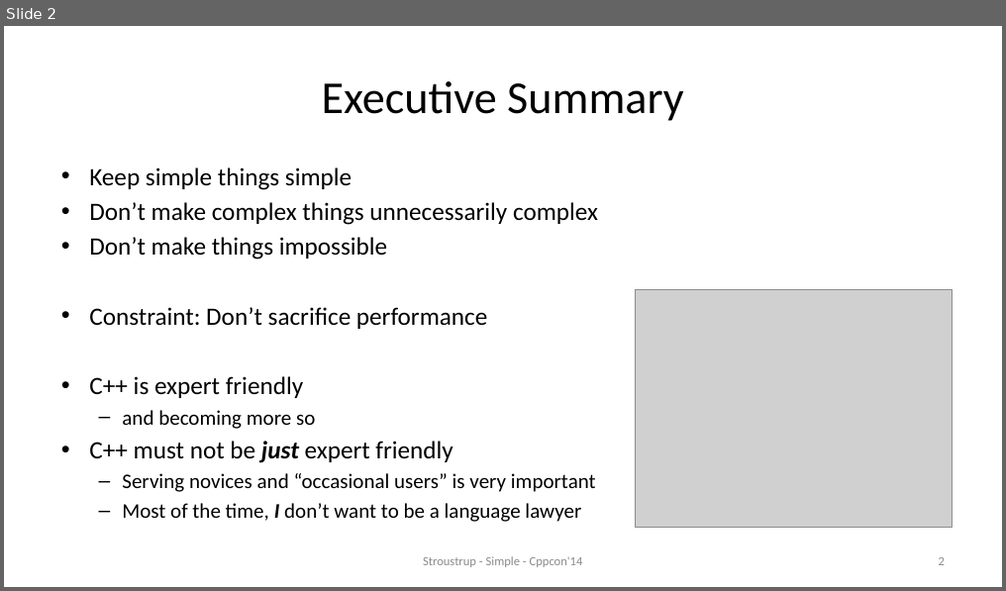
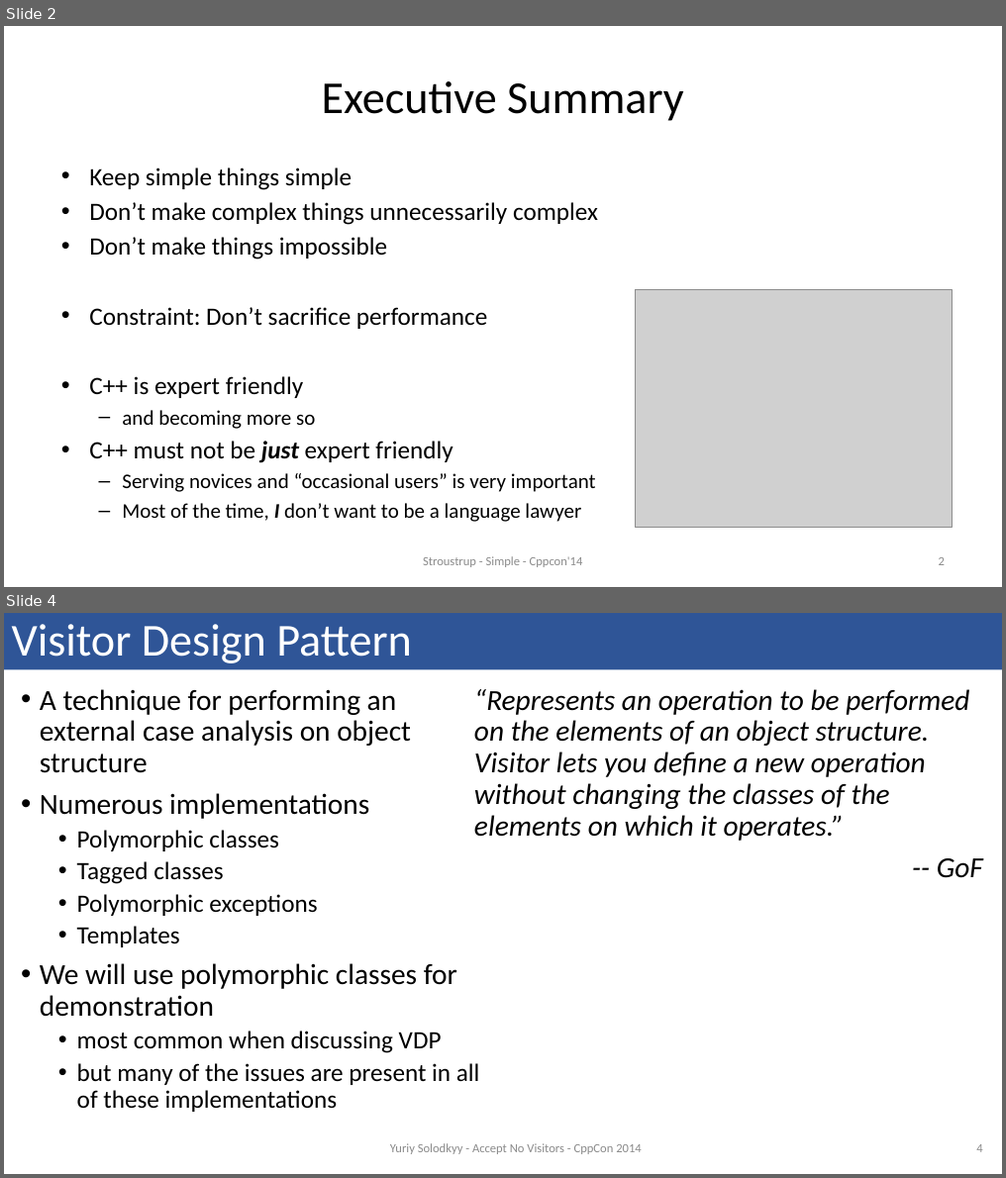
Before and after one commit to solodon4/Mach7, a slide deck: media/presentations/2014-09-12 CppCon.pptx. Shown one above the other, each under a label of ours: slide 2 before the commit, slides 2 and 4 after it; the slides between them are not shown. The pictures are 1006x591 and 1006x1178 pixels, drawn with LibreOffice and Linux fonts; fonts in the diff are those of the drawing; grey boxes stand for pictures; background and template pictures are left out. Boxes give left, top, right and bottom in pixels: in the first picture for what was removed or moved away, otherwise in the second. Text is boxed around its words. In the diff, an @@ line names an element or a change of style, - is before the commit and + after.

Commit message:
Slides actually presented at CppCon 2014

```diff
--- a/media/presentations/2014-09-12 CppCon.pptx
+++ b/media/presentations/2014-09-12 CppCon.pptx
@@ slide 4 added at (x1=4, y1=613, x2=1002, y2=1174), background #FFFFFF @@
@@ title added at (x1=4, y1=613, x2=1002, y2=669), fill #2F5597, 44 pt, text #FFFFFF @@
+Visitor Design Pattern
@@ text added at (x1=40, y1=689, x2=480, y2=1112), 24 pt, text #000000 @@
+• A technique for performing an external case analysis on object structure
+• Numerous implementations
+  • Polymorphic classes
+  • Tagged classes
+  • Polymorphic exceptions
+  • Templates
+• We will use polymorphic classes for demonstration
+  • most common when discussing VDP
+  • but many of the issues are present in all of these implementations
@@ text added at (x1=474, y1=689, x2=983, y2=878), 28 pt, text #000000, italic @@
+“Represents an operation to be performed on the elements of an object structure. Visitor lets you define a new operation without changing the classes of the elements on which it operates.”
+-- GoF
@@ text added at (x1=390, y1=1144, x2=641, y2=1155), 12 pt, text #8C8C8C @@
+Yuriy Solodkyy - Accept No Visitors - CppCon 2014
@@ page number added at (x1=976, y1=1145, x2=982, y2=1153), 12 pt, text #8C8C8C @@
+4
```
Also in this commit, not shown: 36 slides changed, 5 other slides added.
